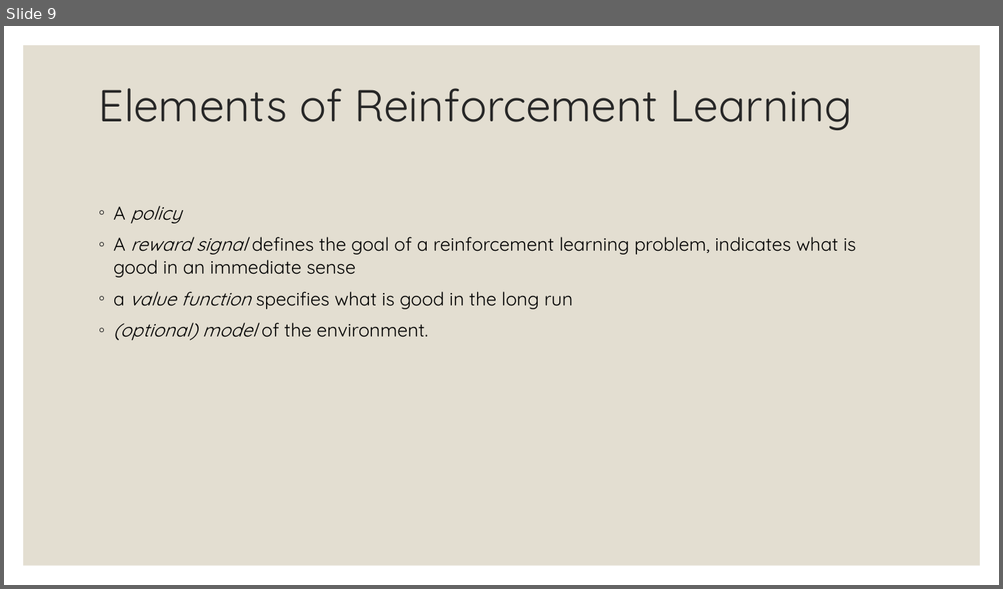
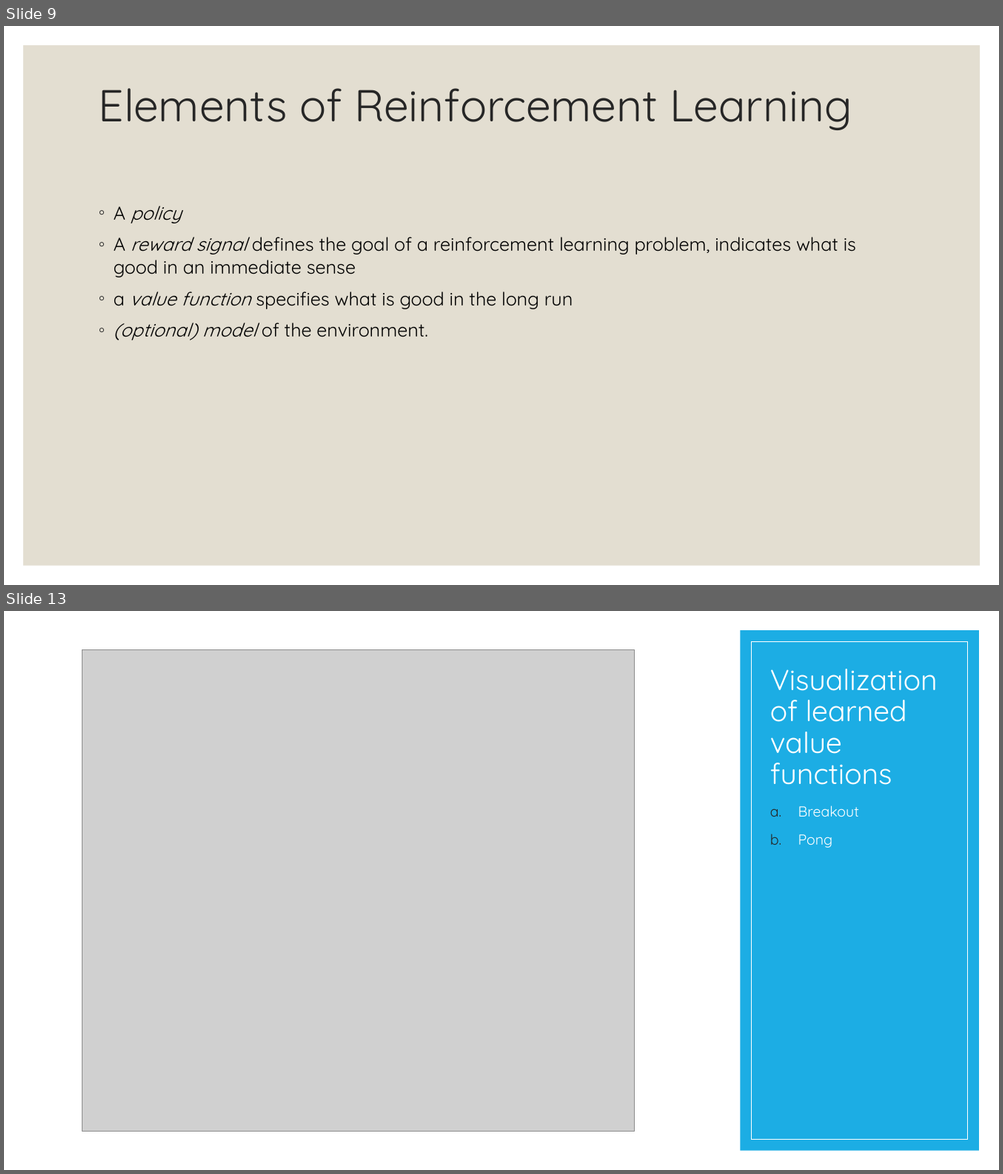
Before and after one commit to Boty22/Global-AI-Bootcamp-DRL, a slide deck: From RL to DRL.pptx. Shown one above the other, each under a label of ours: slide 9 before the commit, slides 9 and 13 after it; the slides between them are not shown. The pictures are 1003x589 and 1003x1174 pixels, drawn with LibreOffice and Linux fonts; fonts in the diff are those of the drawing; grey boxes stand for pictures. Boxes give left, top, right and bottom in pixels: in the first picture for what was removed or moved away, otherwise in the second. Text is boxed around its words. In the diff, an @@ line names an element or a change of style, - is before the commit and + after.

```diff
--- a/From RL to DRL.pptx
+++ b/From RL to DRL.pptx
@@ slide 13 added at [4, 611, 999, 1170], background #FFFFFF @@
@@ rectangle added at [740, 630, 979, 1151], fill #1CADE4 @@
@@ picture added at [82, 649, 634, 1132] @@
@@ rectangle added at [751, 641, 967, 1140], outline #FFFFFF 0.5 pt @@
@@ title added at [770, 669, 937, 785], 28 pt, text #FFFFFF @@
+Visualization of learned value functions
@@ text added at [798, 806, 859, 848], 14 pt, text #FFFFFF @@
+a. Breakout
+b. Pong
```
Also in this commit, not shown: 5 other slides added.
